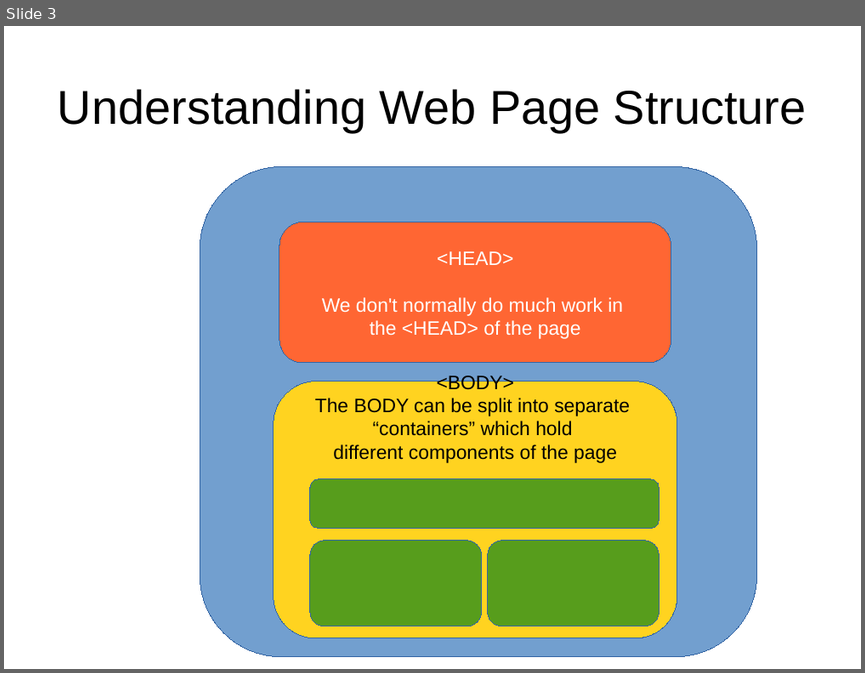
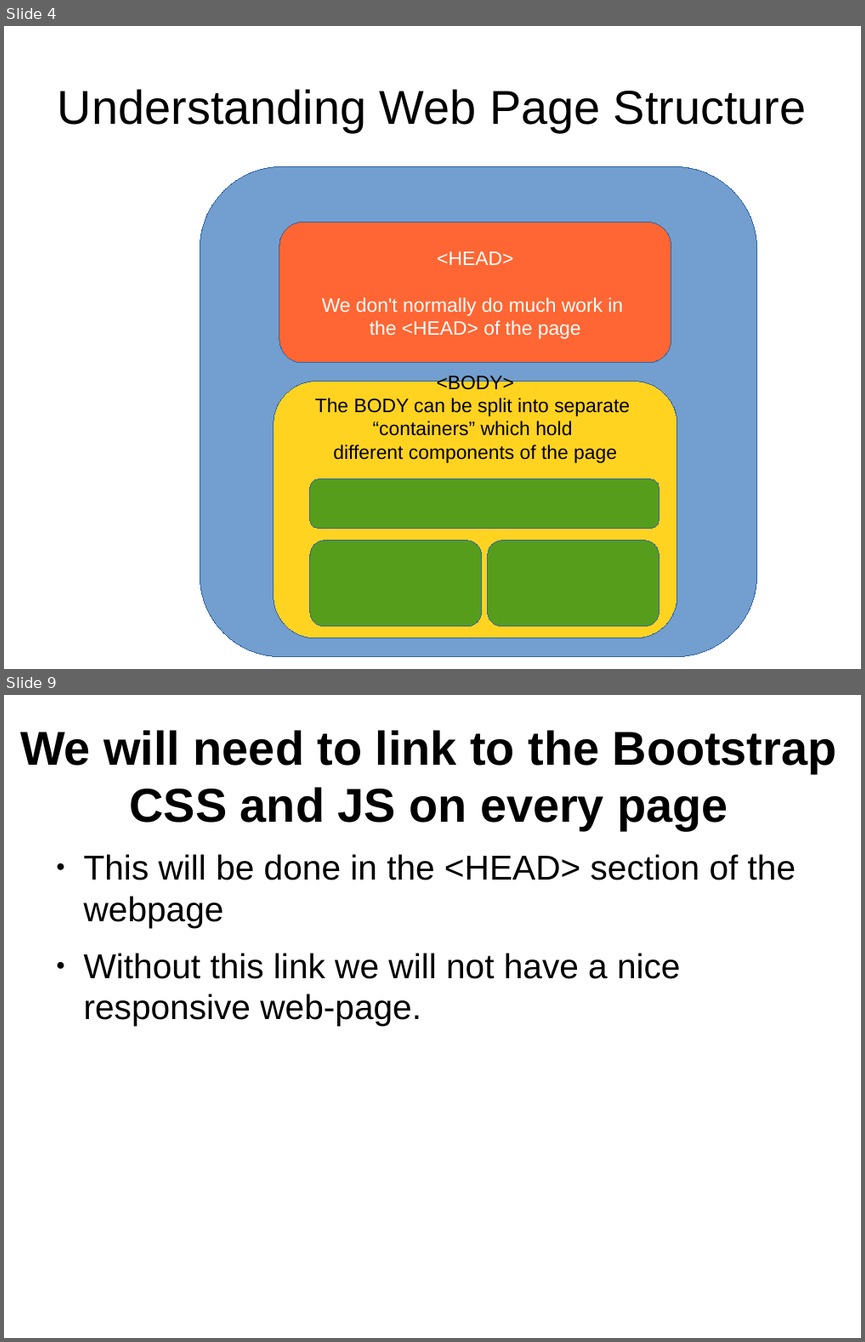
Before and after one commit to petermooney/December2014, a slide deck: LectureNotes.odp. Shown one above the other, each under a label of ours: slide 3 before the commit, slides 4 and 9 after it; the slides between them are not shown. The pictures are 865x673 and 865x1342 pixels, drawn with LibreOffice and Linux fonts; fonts in the diff are those of the drawing. Boxes give left, top, right and bottom in pixels: in the first picture for what was removed or moved away, otherwise in the second. Text is boxed around its words. In the diff, an @@ line names an element or a change of style, - is before the commit and + after.

Commit message:
Initial Setup of web-pages and Bootstrap files locally

```diff
--- a/LectureNotes.odp
+++ b/LectureNotes.odp
@@ slide 9 added at [4, 695, 861, 1338], background #FFFFFF @@
@@ title added at [20, 730, 837, 830], 44 pt, text #000000, bold @@
+We will need to link to the Bootstrap CSS and JS on every page
@@ text added at [84, 854, 795, 1026], 32 pt, text #000000 @@
+● This will be done in the <HEAD> section of the webpage
+● Without this link we will not have a nice responsive web-page.
@@ what was slide 3 is now slide 4 @@
```
Also in this commit, not shown: 12 other slides added, 16 other files.
